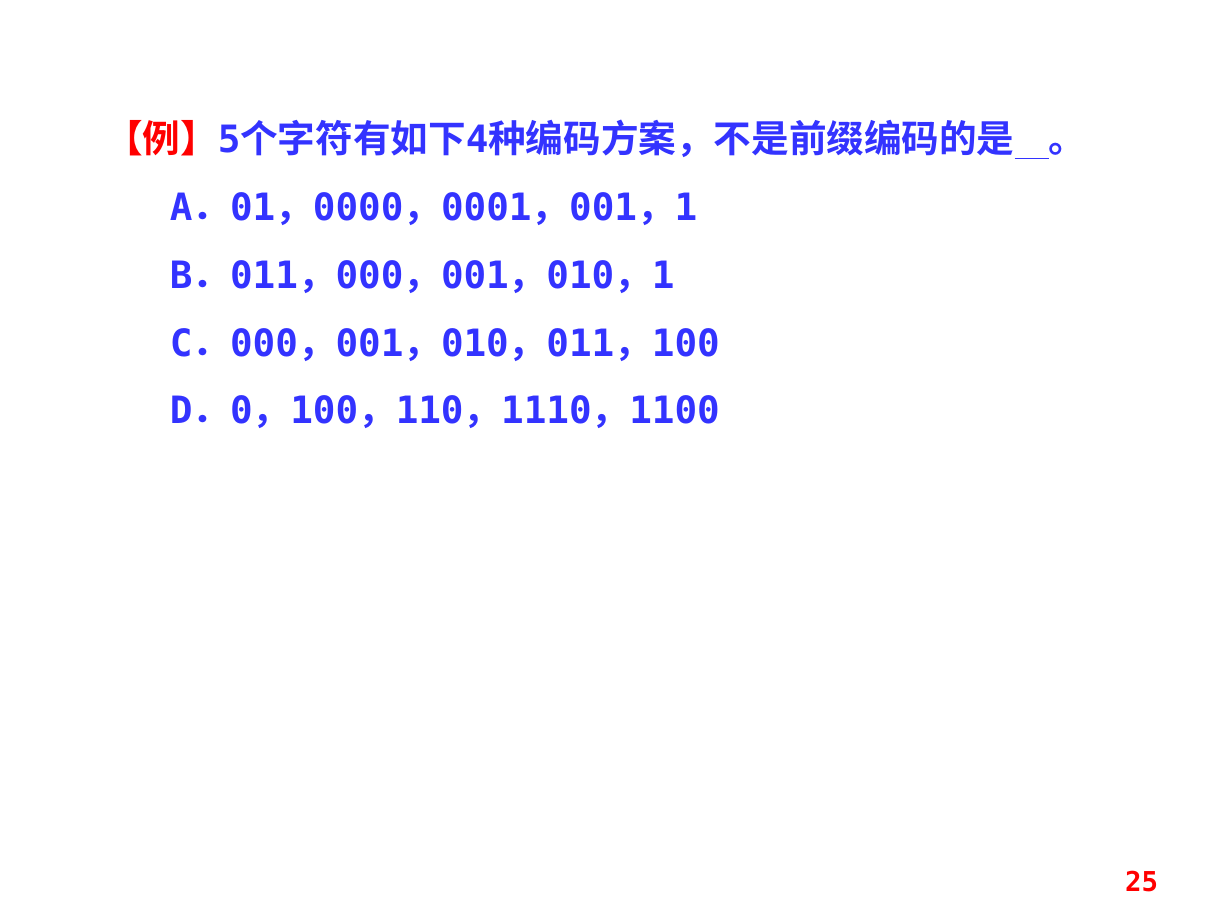
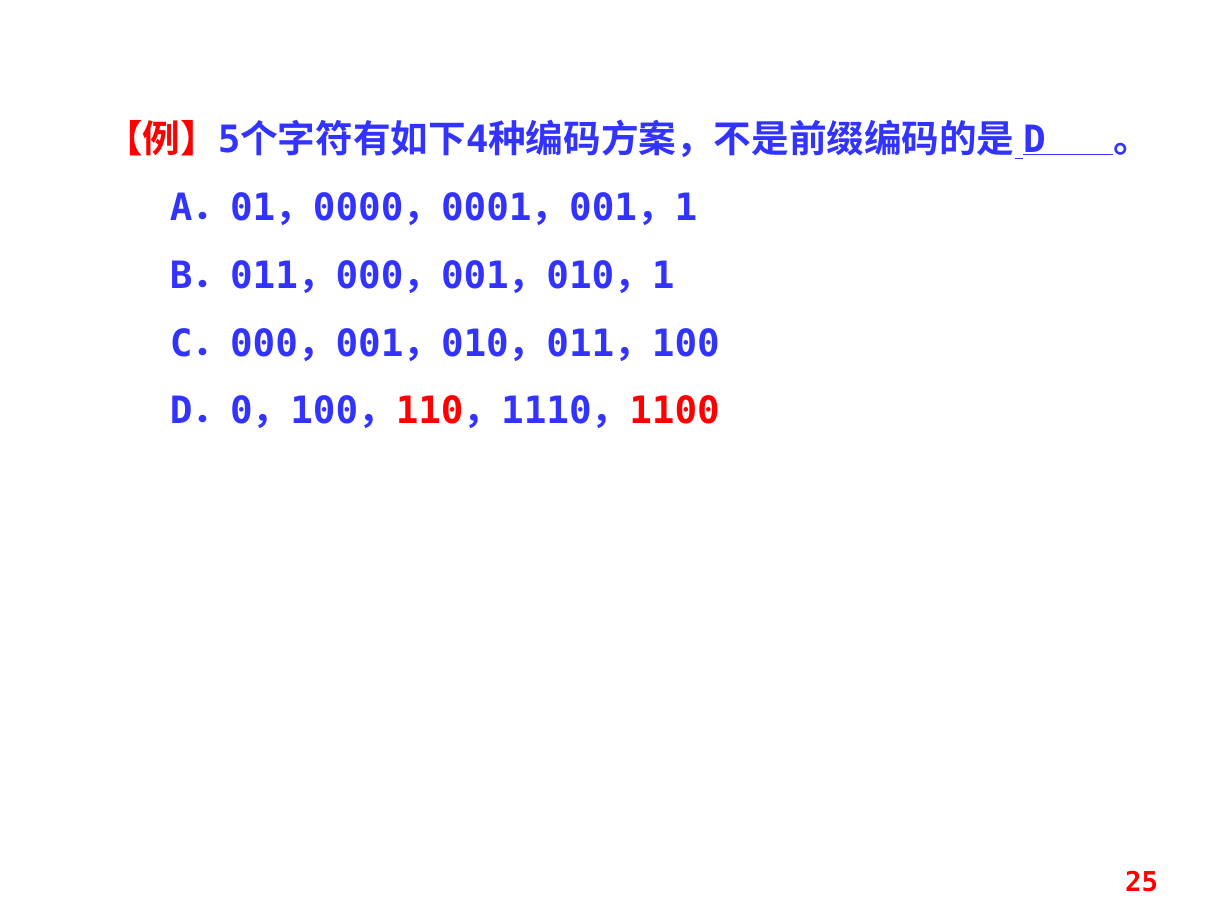
Before and after one commit to asandstar/ds_24fall, a slide deck: slide 25 of 数据结构_第9课_树C.pptx. Drawn at 1232x924 pixels with LibreOffice and Linux fonts; fonts in the diff are those of the drawing. Boxes give left, top, right and bottom in pixels: in the first picture for what was removed or moved away, otherwise in the second. Text is boxed around its words. In the diff, an @@ line names an element or a change of style, - is before the commit and + after.

```diff
--- a/数据结构_第9课_树C.pptx
+++ b/数据结构_第9课_树C.pptx
@@ text at bbox=[105, 119, 1152, 157]: text changed @@
-【例】5个字符有如下4种编码方案，不是前缀编码的是 。
+【例】5个字符有如下4种编码方案，不是前缀编码的是 D 。
@@ text at bbox=[170, 395, 720, 428]: text colour #3333FF to #FF0000 in "D．0，100，110，1110，1100" @@
```
Also in this commit, not shown: 10 other files.
